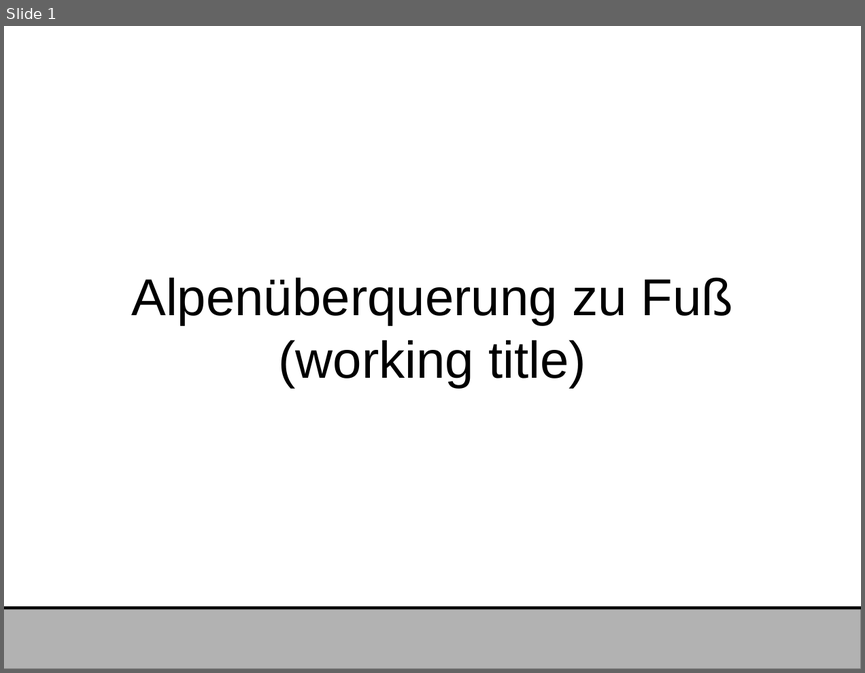
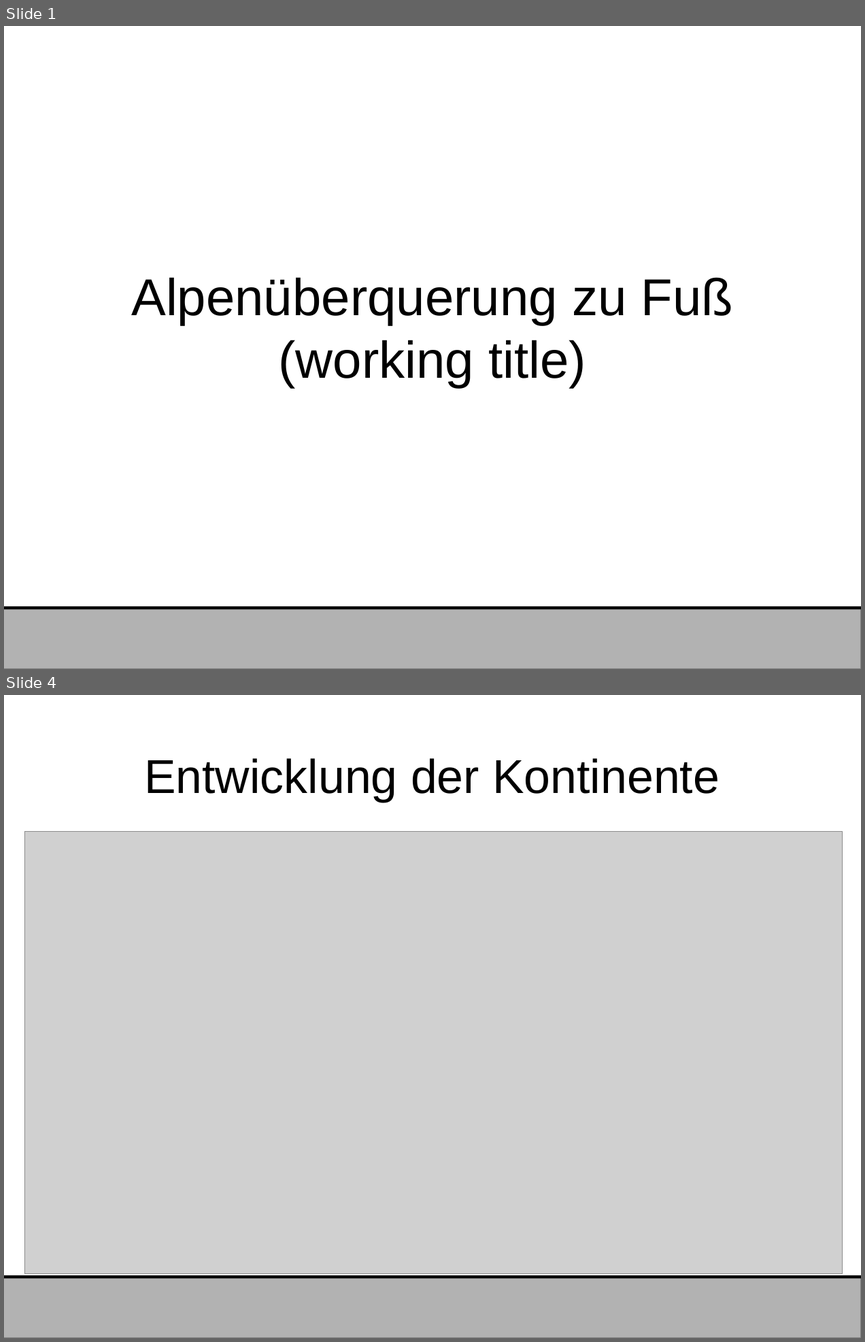
Before and after one commit to dawgermany/Praesentation-Alpen, a slide deck: PRÄSENTATION.odp. Shown one above the other, each under a label of ours: slide 1 before the commit, slides 1 and 4 after it; the slides between them are not shown. The pictures are 865x673 and 865x1342 pixels, drawn with LibreOffice and Linux fonts; fonts in the diff are those of the drawing; grey boxes stand for pictures. Boxes give left, top, right and bottom in pixels: in the first picture for what was removed or moved away, otherwise in the second. Text is boxed around its words. In the diff, an @@ line names an element or a change of style, - is before the commit and + after.

```diff
--- a/PRÄSENTATION.odp
+++ b/PRÄSENTATION.odp
@@ slide 4 added at [4,695,861,1338], background #FFFFFF @@
@@ title added at [144,758,719,802], 44 pt, text #000000 @@
+Entwicklung der Kontinente
@@ picture added at [25,832,843,1274] @@
@@ rectangle added at [4,1276,861,1338], fill #B2B2B2, outline #808080 0 pt @@
@@ line added from (4, 1276) to (861, 1276), #000000 2.83 pt @@
```
Also in this commit, not shown: 5 other slides added.
